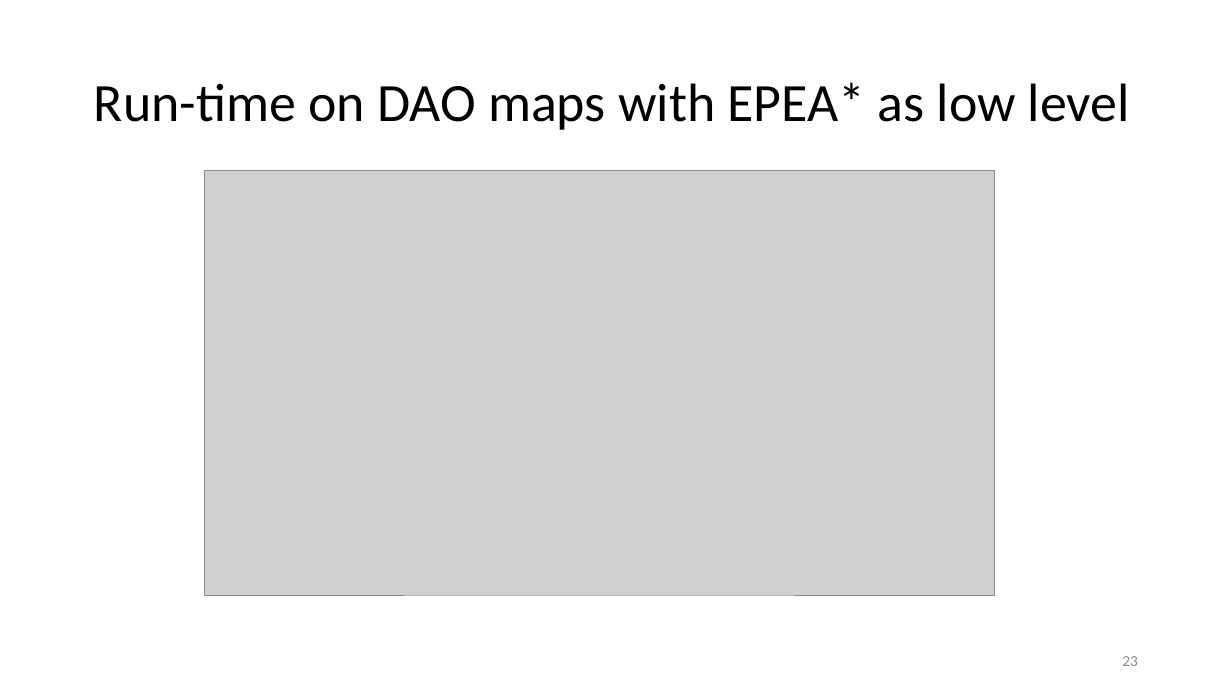
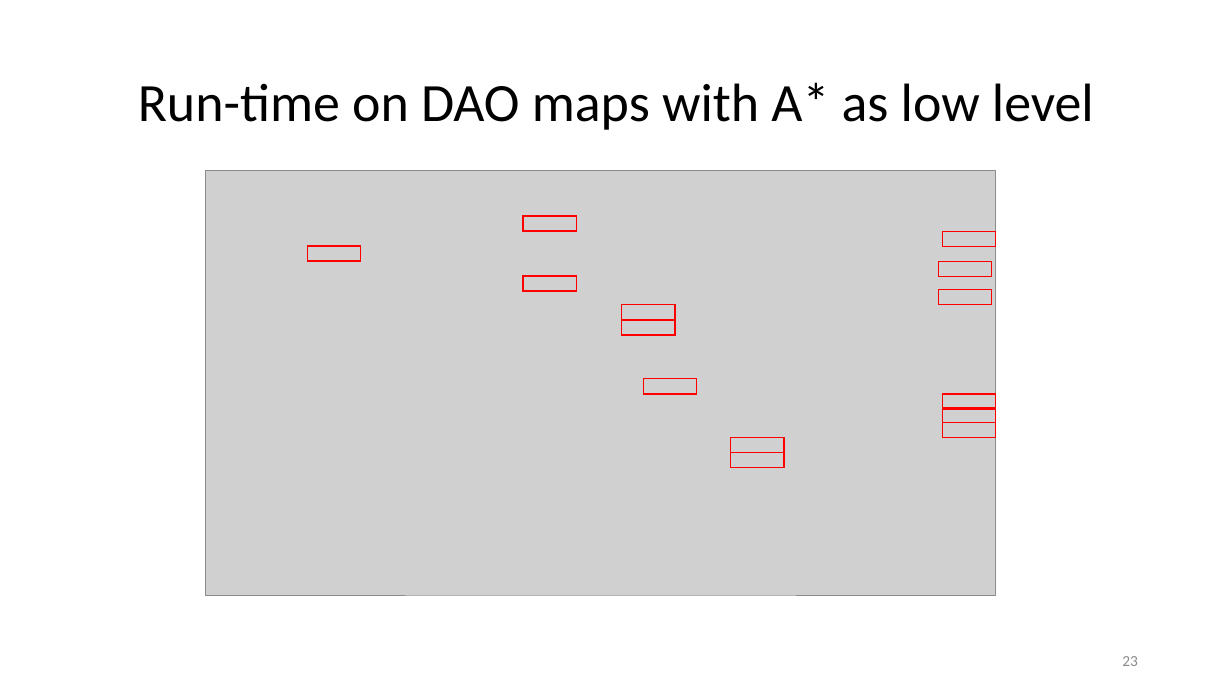
Before and after one commit to DemirDorukDilek/CBS, a slide deck: slide 23 of dahahilipls.pptx. Drawn at 1232x693 pixels with LibreOffice and Linux fonts; fonts in the diff are those of the drawing; grey boxes stand for pictures. Boxes give left, top, right and bottom in pixels: in the first picture for what was removed or moved away, otherwise in the second. Text is boxed around its words. In the diff, an @@ line names an element or a change of style, - is before the commit and + after.

```diff
--- a/dahahilipls.pptx
+++ b/dahahilipls.pptx
@@ title at box(138, 82, 1094, 130): text changed @@
-Run-time on DAO maps with EPEA* as low level
+Run-time on DAO maps with A* as low level
@@ rectangle added at box(523, 216, 577, 231), outline #FF0000 1 pt @@
@@ rectangle added at box(943, 231, 996, 246), outline #FF0000 1 pt @@
@@ rectangle added at box(308, 246, 361, 261), outline #FF0000 1 pt @@
@@ rectangle added at box(939, 262, 993, 276), outline #FF0000 1 pt @@
@@ rectangle added at box(523, 276, 577, 291), outline #FF0000 1 pt @@
@@ rectangle added at box(939, 290, 993, 305), outline #FF0000 1 pt @@
@@ rectangle added at box(622, 305, 676, 320), outline #FF0000 1 pt @@
@@ rectangle added at box(622, 320, 676, 335), outline #FF0000 1 pt @@
@@ rectangle added at box(643, 379, 697, 394), outline #FF0000 1 pt @@
@@ rectangle added at box(943, 394, 996, 409), outline #FF0000 1 pt @@
@@ rectangle added at box(943, 408, 996, 422), outline #FF0000 1 pt @@
@@ rectangle added at box(731, 438, 785, 453), outline #FF0000 1 pt @@
@@ rectangle added at box(943, 422, 996, 437), outline #FF0000 1 pt @@
@@ rectangle added at box(731, 453, 785, 468), outline #FF0000 1 pt @@
```
Also in this commit, not shown: 2 other slides changed, 3 other files.
